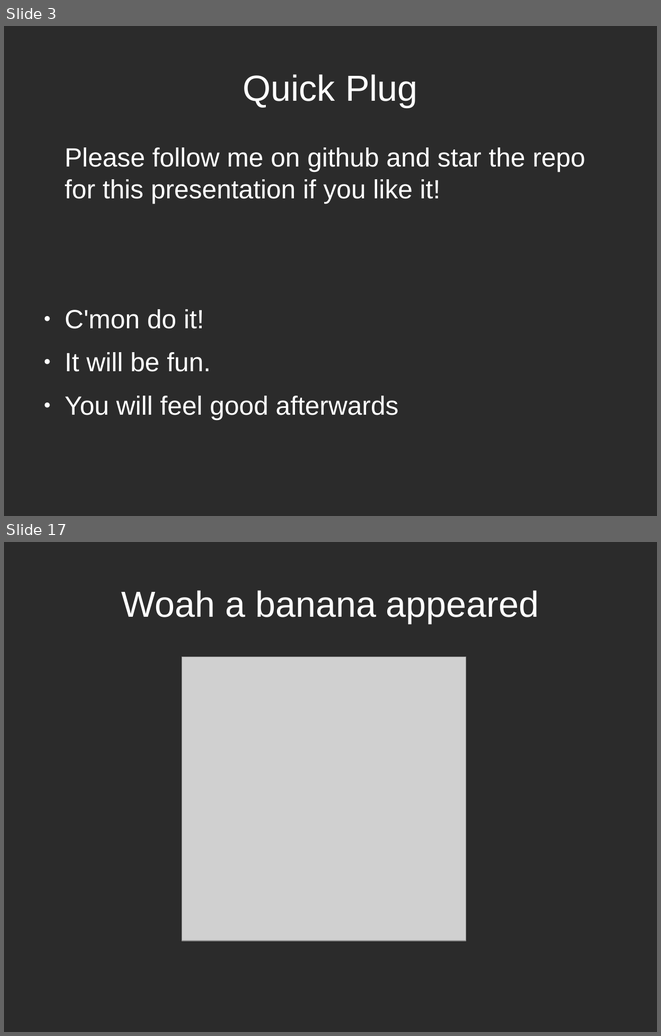
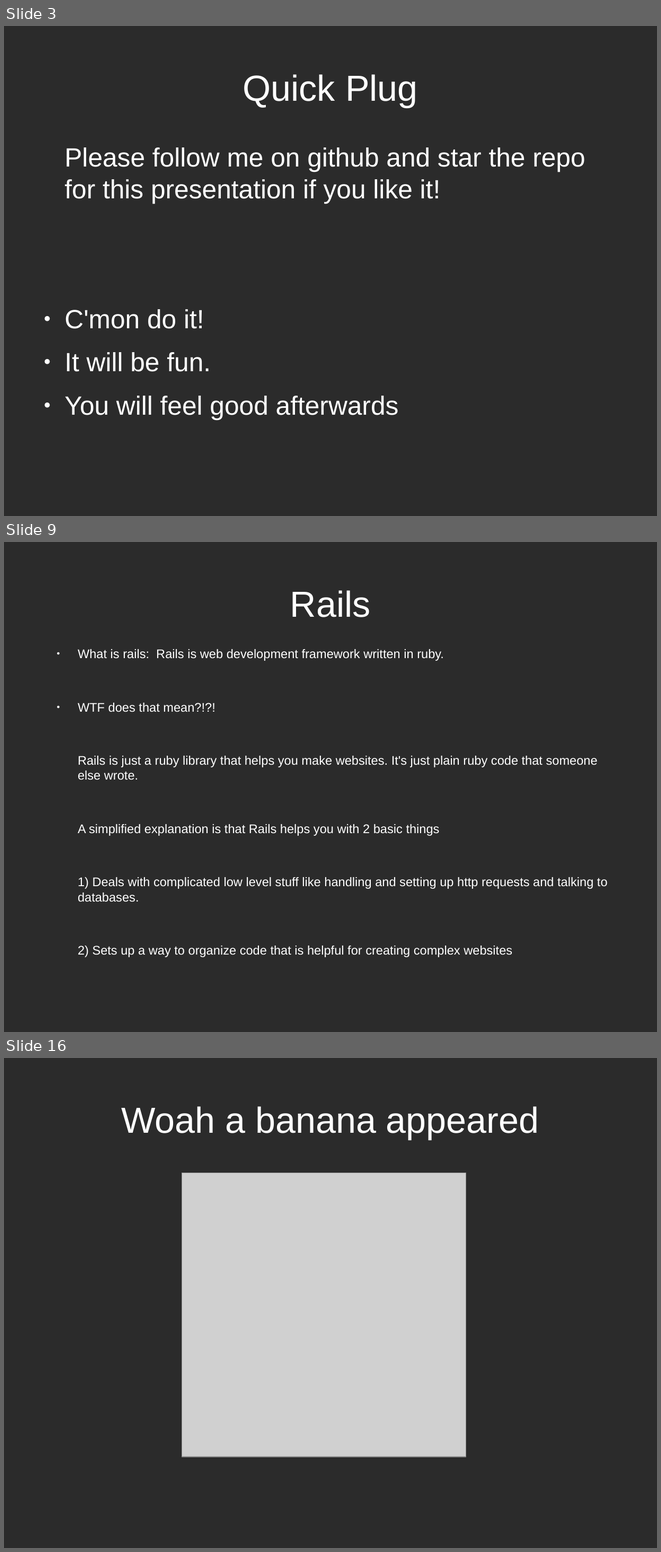
Before and after one commit to Andrew-Max/rails-seminar-materials, a slide deck: try_rails_slides.odp. Shown one above the other, each under a label of ours: slides 3 and 17 before the commit, slides 3, 9 and 16 after it; the slides between them are not shown. The pictures are 661x1036 and 661x1552 pixels, drawn with LibreOffice and Linux fonts; fonts in the diff are those of the drawing; grey boxes stand for pictures; background and template pictures are left out; a plain dark background stands for a picture behind light text. Boxes give left, top, right and bottom in pixels: in the first picture for what was removed or moved away, otherwise in the second. Text is boxed around its words. In the diff, an @@ line names an element or a change of style, - is before the commit and + after.

```diff
--- a/try_rails_slides.odp
+++ b/try_rails_slides.odp
@@ slide 9 added at <box>4,542,657,1032</box>, background picture (left out) @@
@@ title added at <box>290,590,371,617</box>, 44 pt, text #FFFFFF @@
+Rails
@@ text added at <box>78,649,608,957</box>, 15.2 pt, text #FFFFFF @@
+● What is rails: Rails is web development framework written in ruby.
+● WTF does that mean?!?!
+Rails is just a ruby library that helps you make websites. It's just plain ruby code that someone else wrote.
+A simplified explanation is that Rails helps you with 2 basic things
+1) Deals with complicated low level stuff like handling and setting up http requests and talking to databases.
+2) Sets up a way to organize code that is helpful for creating complex websites
@@ what was slide 17 is now slide 16 @@
```
Also in this commit, not shown: 6 slides changed, 7 other slides added, 9 slides removed.
